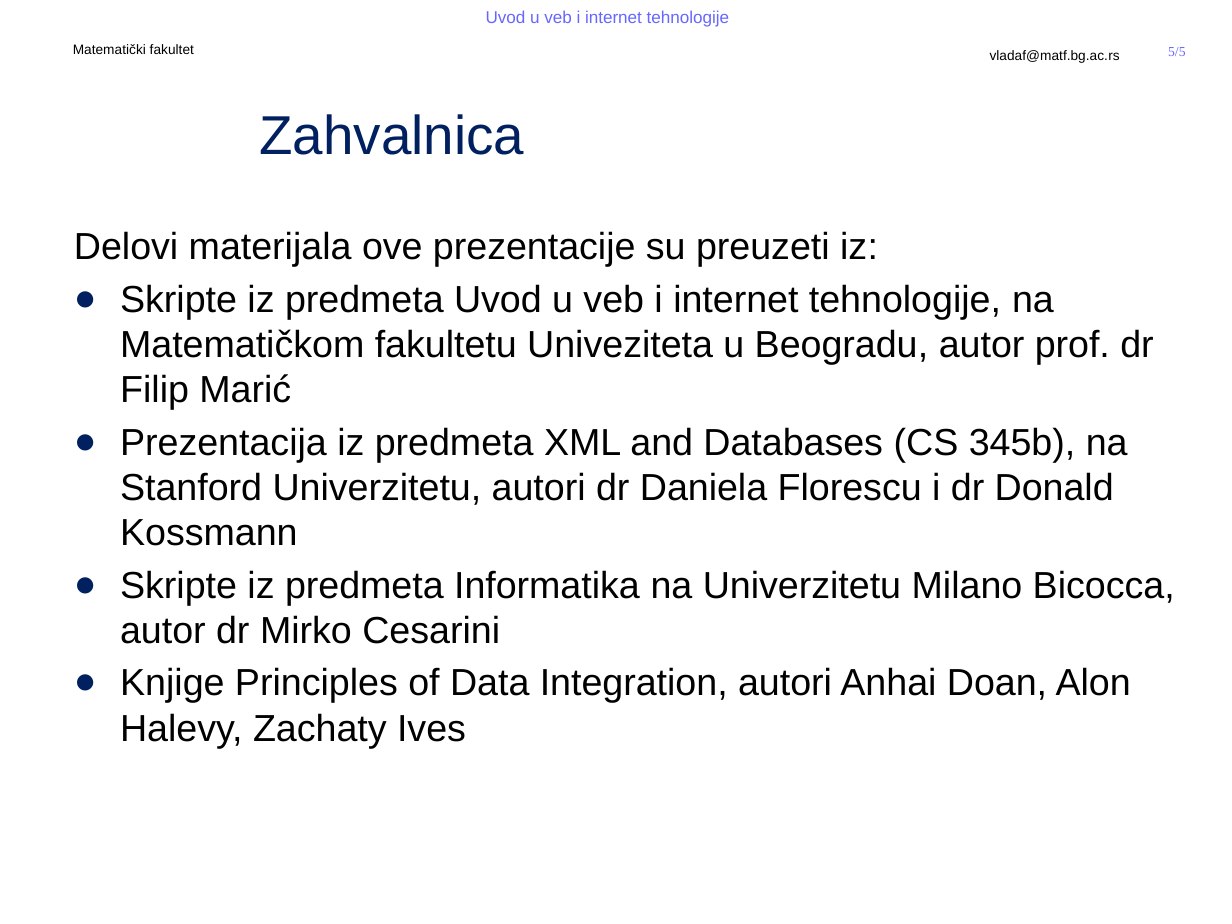
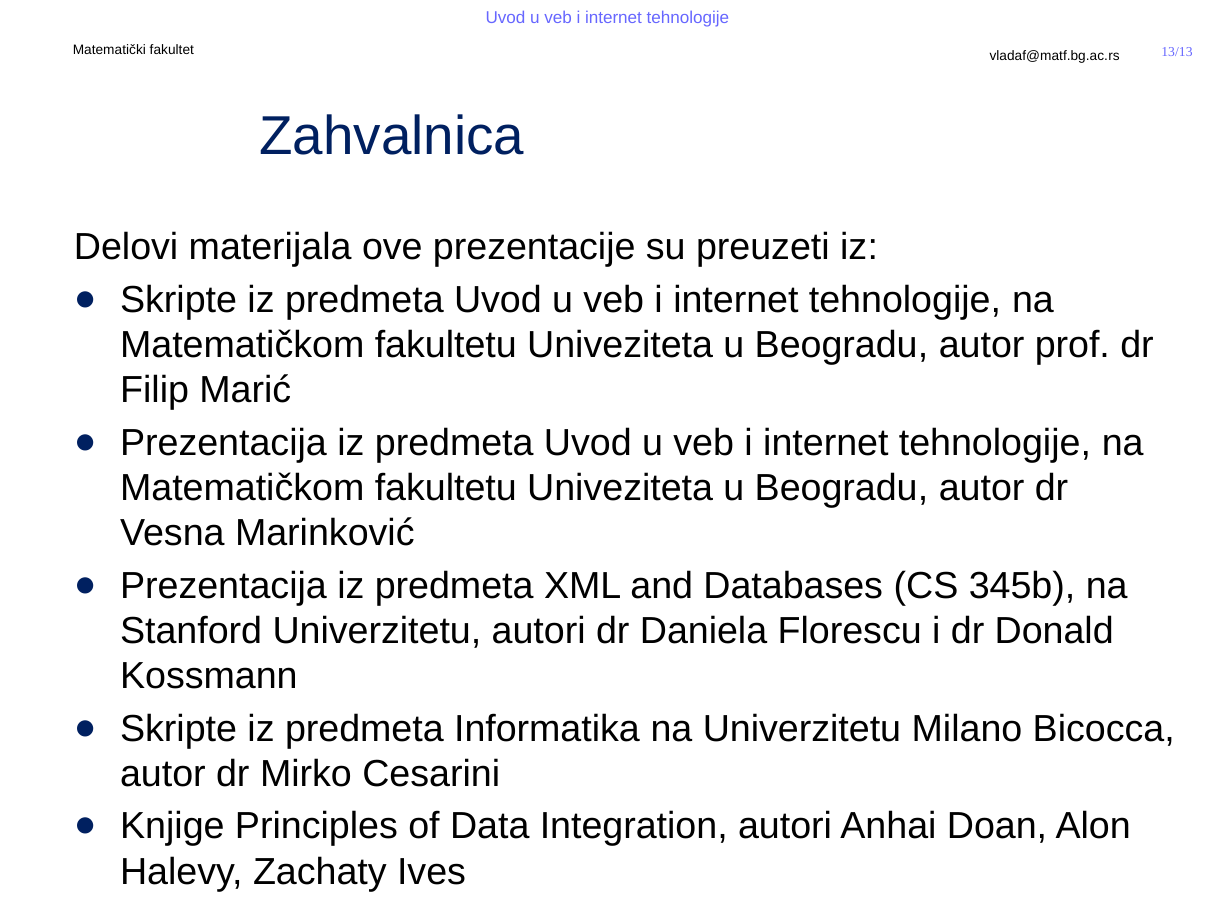
Before and after one commit to MatfUVIT/info, a slide deck: slide 13 of predavanja/prezentacije/UVIT04-01-CSS.pptx (slide 5 before the commit). Drawn at 1232x924 pixels with LibreOffice and Linux fonts; fonts in the diff are those of the drawing; background and template pictures are left out. Boxes give left, top, right and bottom in pixels: in the first picture for what was removed or moved away, otherwise in the second. Text is boxed around its words. In the diff, an @@ line names an element or a change of style, - is before the commit and + after.

```diff
--- a/predavanja/prezentacije/UVIT04-01-CSS.pptx
+++ b/predavanja/prezentacije/UVIT04-01-CSS.pptx
@@ page number added at box(1161, 47, 1192, 56), 8 pt, text #6767FF @@
+13/13
@@ page number removed at box(1168, 47, 1186, 56) @@
-5/5
@@ text at box(120, 427, 1144, 546): paragraph added @@
+● Prezentacija iz predmeta Uvod u veb i internet tehnologije, na Matematičkom fakultetu Univeziteta u Beogradu, autor dr Vesna Marinković
```
Also in this commit, not shown: 10 slides added, 2 slides removed, 1 other file.
